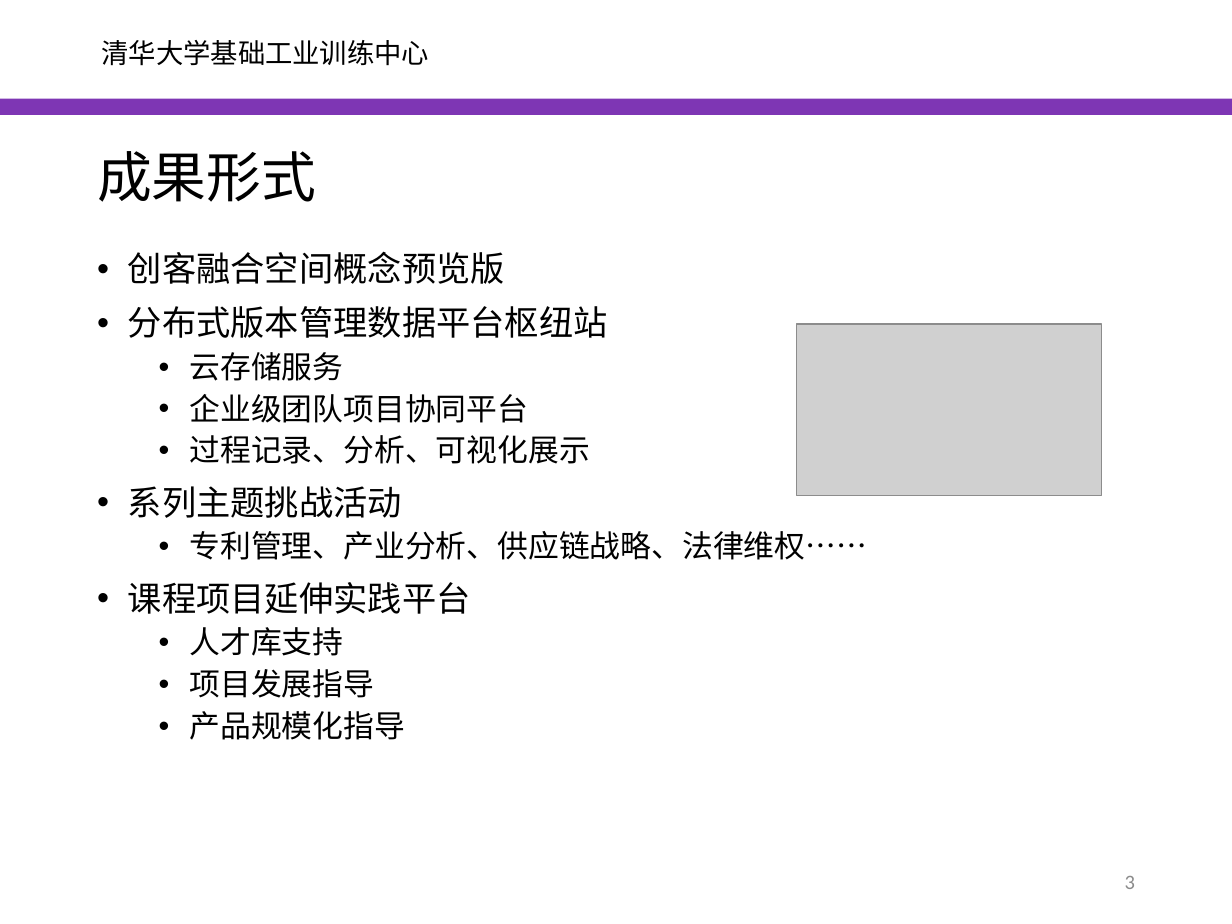
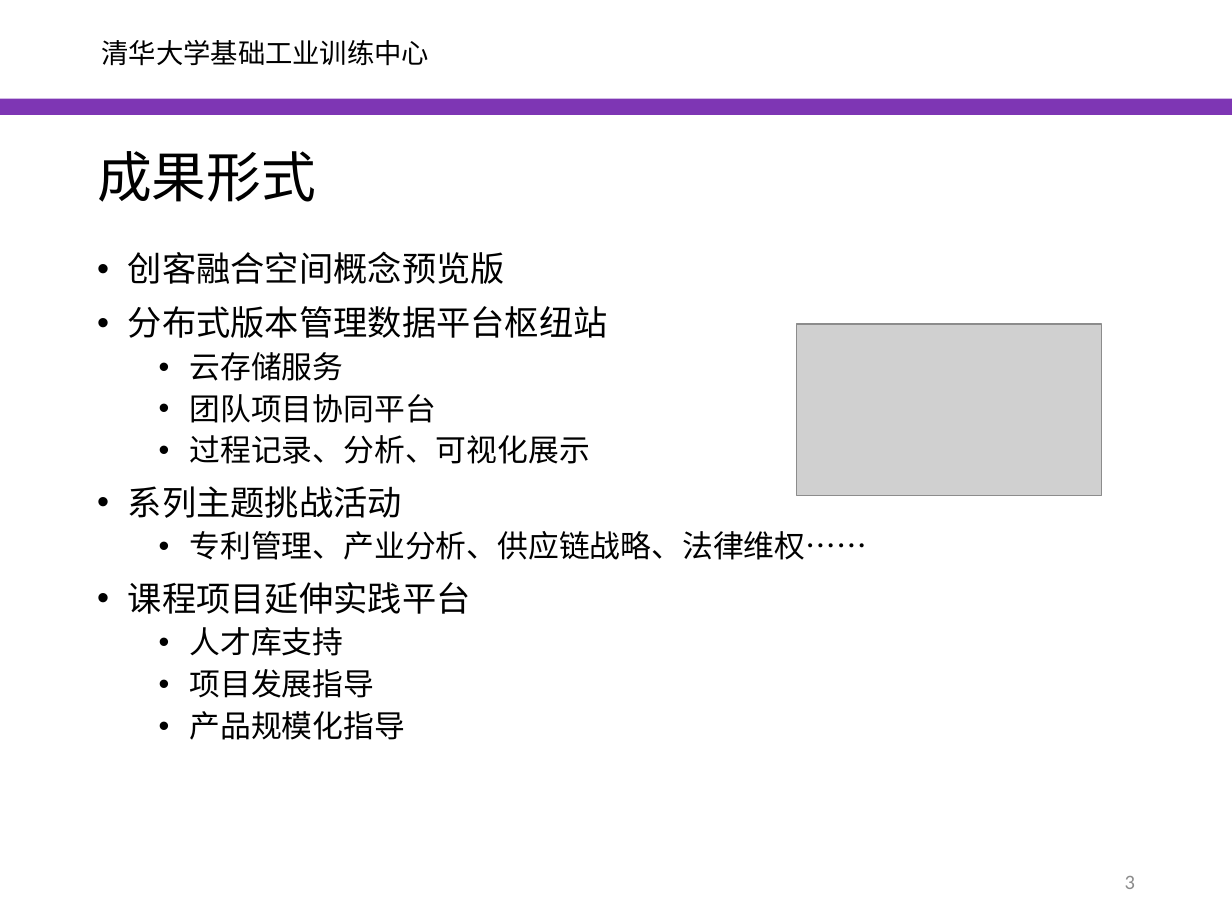
Before and after one commit to woodyme/i.center_my_workzone, a slide deck: slide 3 of 训练中心创客交叉融合空间建设/doc/创客融合空间平台建设项目.pptx. Drawn at 1232x924 pixels with LibreOffice and Linux fonts; fonts in the diff are those of the drawing; grey boxes stand for pictures; background and template pictures are left out. Boxes give left, top, right and bottom in pixels: in the first picture for what was removed or moved away, otherwise in the second. Text is boxed around its words. In the diff, an @@ line names an element or a change of style, - is before the commit and + after.

```diff
--- a/训练中心创客交叉融合空间建设/doc/创客融合空间平台建设项目.pptx
+++ b/训练中心创客交叉融合空间建设/doc/创客融合空间平台建设项目.pptx
@@ text at (189,394,435,423): text changed @@
-  • 企业级团队项目协同平台
+  • 团队项目协同平台
```
Also in this commit, not shown: 1 other slide changed.
